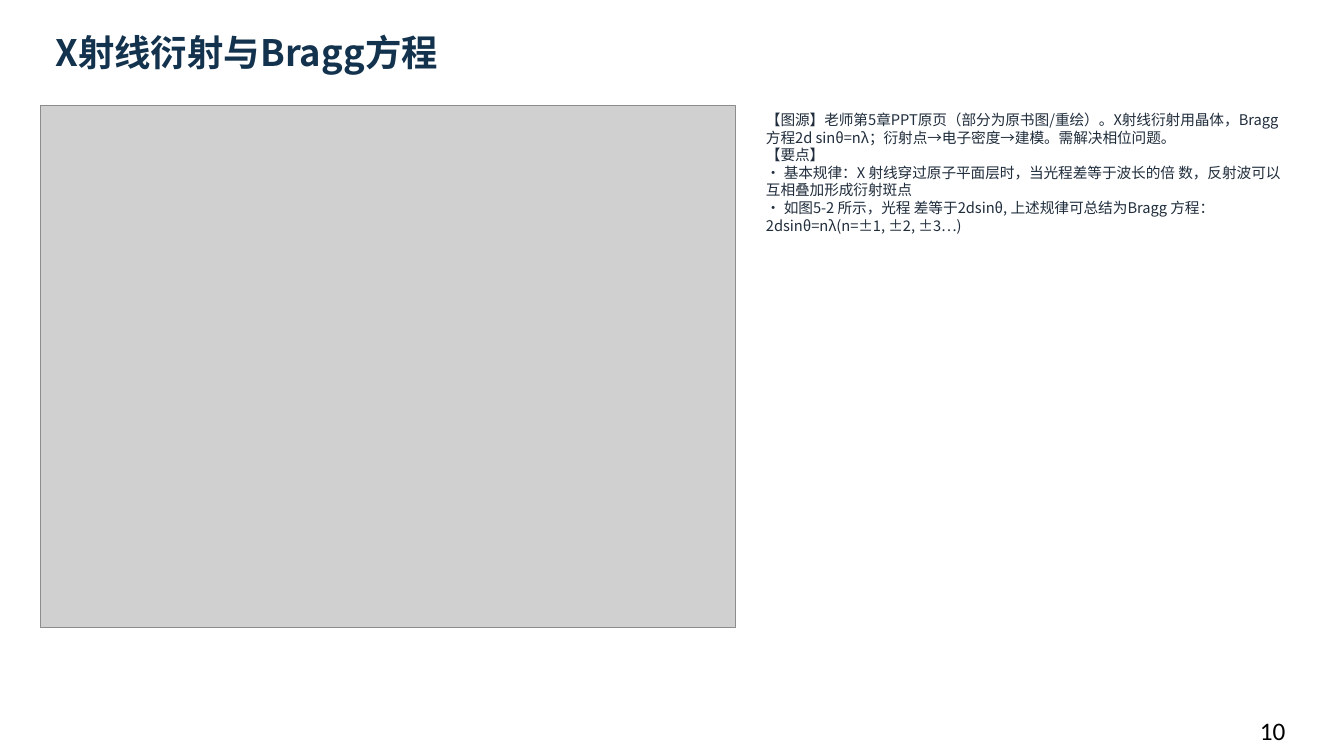
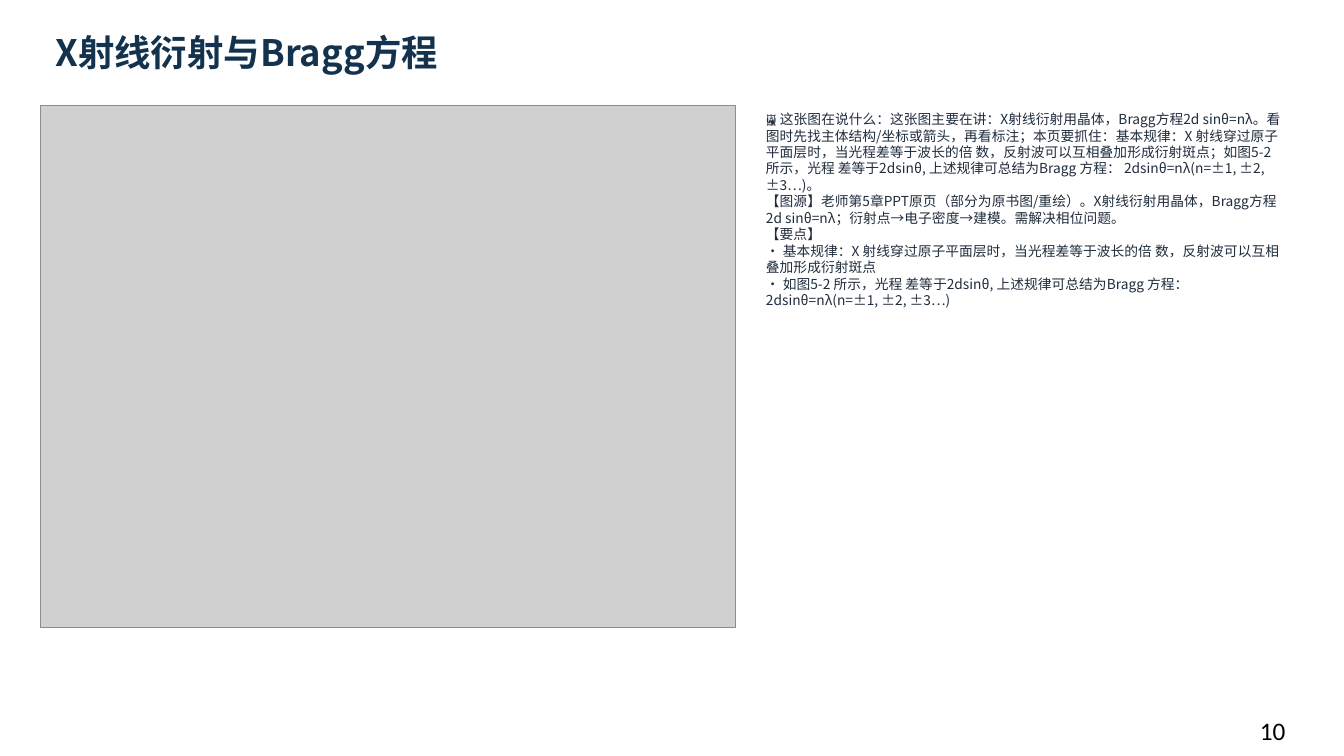
Before and after one commit to newkan-li/Biochemistry, a slide deck: slide 10 of downloads/bc03-ai-style.pptx. Drawn at 1344x756 pixels with LibreOffice and Linux fonts; fonts in the diff are those of the drawing; grey boxes stand for pictures. Boxes give left, top, right and bottom in pixels: in the first picture for what was removed or moved away, otherwise in the second. Text is boxed around its words. In the diff, an @@ line names an element or a change of style, - is before the commit and + after.

Commit message:
bc03为58张图片加通俗图说,PPT侧栏显示'这张图在说什么';下载版重生成82页;版本20261112b

```diff
--- a/downloads/bc03-ai-style.pptx
+++ b/downloads/bc03-ai-style.pptx
@@ text at bbox=[766, 112, 1281, 308]: text changed; size 10.5 to 9.8 pt @@
-【图源】老师第5章PPT原页（部分为原书图/重绘）。X射线衍射用晶体，Bragg方程2d sinθ=nλ；衍射点→电子密度→建模。需解决相位问题。
-【要点】
-• 基本规律：X 射线穿过原子平面层时，当光程差等于波长的倍 数，反射波可以互相叠加形成衍射斑点
-• 如图5-2 所示，光程 差等于2dsinθ, 上述规律可总结为Bragg 方程： 2dsinθ=nλ(n=±1, ±2, ±3…)
+🖼 这张图在说什么：这张图主要在讲：X射线衍射用晶体，Bragg方程2d sinθ=nλ。看图时先找主体结构/坐标或箭头，再看标注；本页要抓住：基本规律：X 射线穿过原子平面层时，当光程差等于波长的倍 数，反射波可以互相叠加形成衍射斑点；如图5-2 所示，光程 差等于2dsinθ, 上述规律可总结为Bragg 方程： 2dsinθ=nλ(n=±1, ±2, ±3…)。
+【图源】老师第5章PPT原页（部分为原书图/重绘）。X射线衍射用晶体，Bragg方程2d sinθ=nλ；衍射点→电子密度→建模。需解决相位问题。
+【要点】
+• 基本规律：X 射线穿过原子平面层时，当光程差等于波长的倍 数，反射波可以互相叠加形成衍射斑点
+• 如图5-2 所示，光程 差等于2dsinθ, 上述规律可总结为Bragg 方程： 2dsinθ=nλ(n=±1, ±2, ±3…)
```
Also in this commit, not shown: 81 other slides changed, 5 other files.
